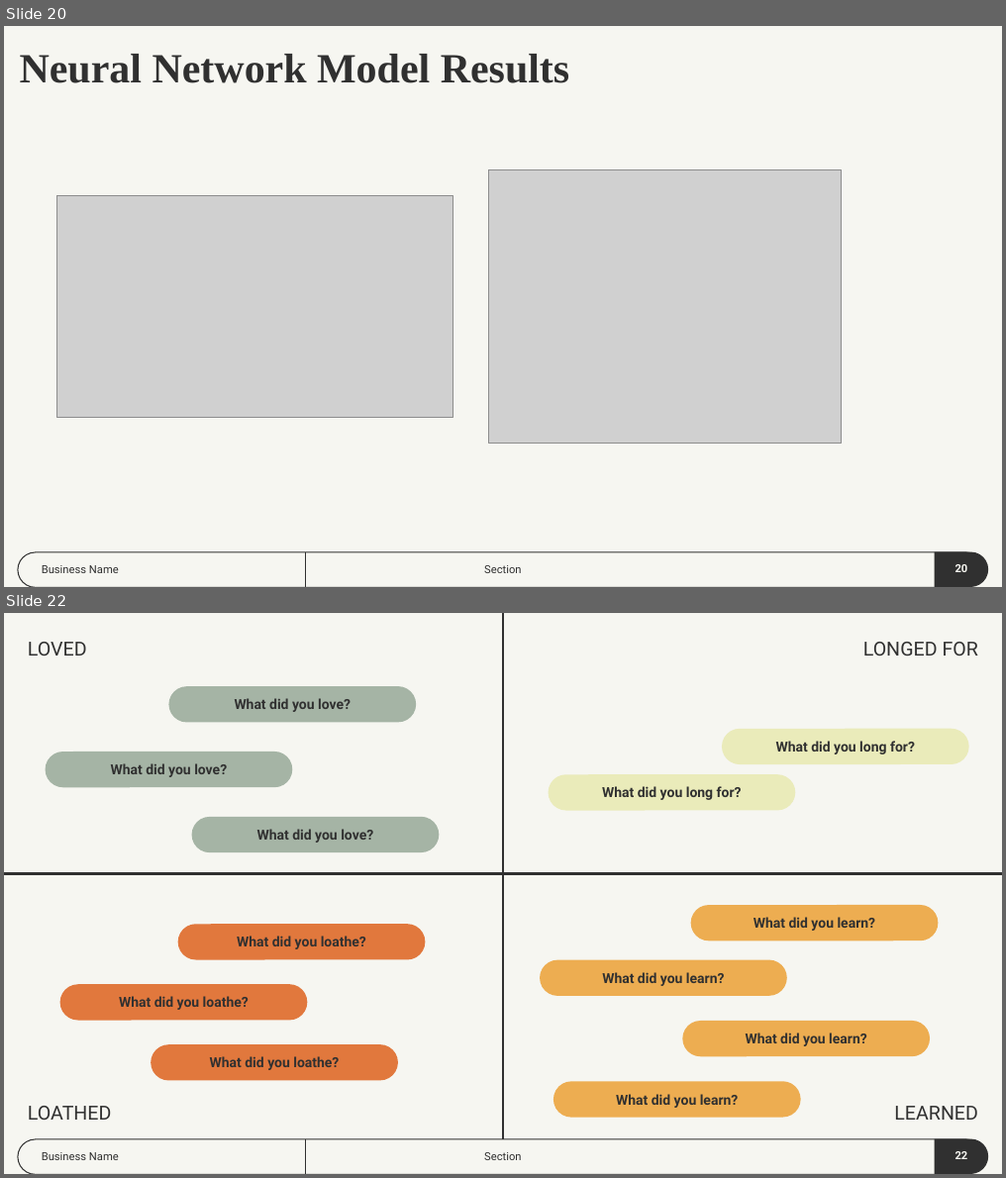
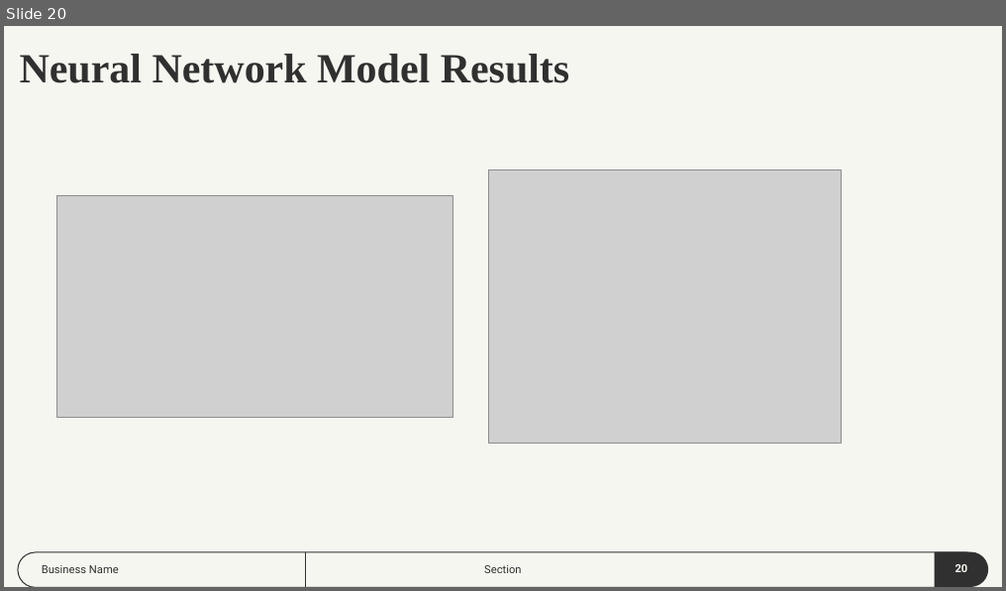
Before and after one commit to dmartinj12/Census_Inequality, a slide deck: Census Inequality Project.pptx. Shown one above the other, each under a label of ours: slides 20 and 22 before the commit, slide 20 after it; the slides between them are not shown. The pictures are 1006x1178 and 1006x591 pixels, drawn with LibreOffice and Linux fonts; fonts in the diff are those of the drawing; grey boxes stand for pictures. Boxes give left, top, right and bottom in pixels: in the first picture for what was removed or moved away, otherwise in the second. Text is boxed around its words. In the diff, an @@ line names an element or a change of style, - is before the commit and + after.

```diff
--- a/Census Inequality Project.pptx
+++ b/Census Inequality Project.pptx
@@ slide 22 removed at (x1=4, y1=613, x2=1002, y2=1174), background #F6F6F1; not listed: 3 template elements that a slide beside it also shows @@
@@ subtitle removed at (x1=28, y1=642, x2=87, y2=656) @@
-LOVED
@@ line removed from (503, 613) to (503, 1140) @@
@@ subtitle removed at (x1=863, y1=642, x2=978, y2=656) @@
-LONGED FOR
@@ rounded rectangle removed at (x1=168, y1=687, x2=416, y2=723) @@
-What did you love?
@@ rounded rectangle removed at (x1=722, y1=729, x2=969, y2=764) @@
-What did you long for?
@@ rounded rectangle removed at (x1=45, y1=752, x2=292, y2=787) @@
-What did you love?
@@ rounded rectangle removed at (x1=548, y1=774, x2=795, y2=811) @@
-What did you long for?
@@ rounded rectangle removed at (x1=192, y1=817, x2=439, y2=853) @@
-What did you love?
@@ line removed from (4, 873) to (1002, 873) @@
@@ rounded rectangle removed at (x1=691, y1=905, x2=938, y2=942) @@
-What did you learn?
@@ rounded rectangle removed at (x1=177, y1=924, x2=425, y2=960) @@
-What did you loathe?
@@ rounded rectangle removed at (x1=540, y1=960, x2=787, y2=996) @@
-What did you learn?
@@ rounded rectangle removed at (x1=59, y1=984, x2=307, y2=1020) @@
-What did you loathe?
@@ rounded rectangle removed at (x1=682, y1=1021, x2=930, y2=1058) @@
-What did you learn?
@@ rounded rectangle removed at (x1=151, y1=1045, x2=398, y2=1081) @@
-What did you loathe?
@@ rounded rectangle removed at (x1=553, y1=1082, x2=801, y2=1118) @@
-What did you learn?
@@ subtitle removed at (x1=28, y1=1106, x2=112, y2=1120) @@
-LOATHED
@@ subtitle removed at (x1=894, y1=1106, x2=978, y2=1120) @@
-LEARNED
@@ subtitle removed at (x1=42, y1=1153, x2=119, y2=1160) @@
-Business Name
@@ subtitle removed at (x1=484, y1=1153, x2=521, y2=1160) @@
-Section
@@ page number removed at (x1=955, y1=1152, x2=968, y2=1159) @@
-22
```
Also in this commit, not shown: 5 slides added, 3 other slides removed, 1 other file.
